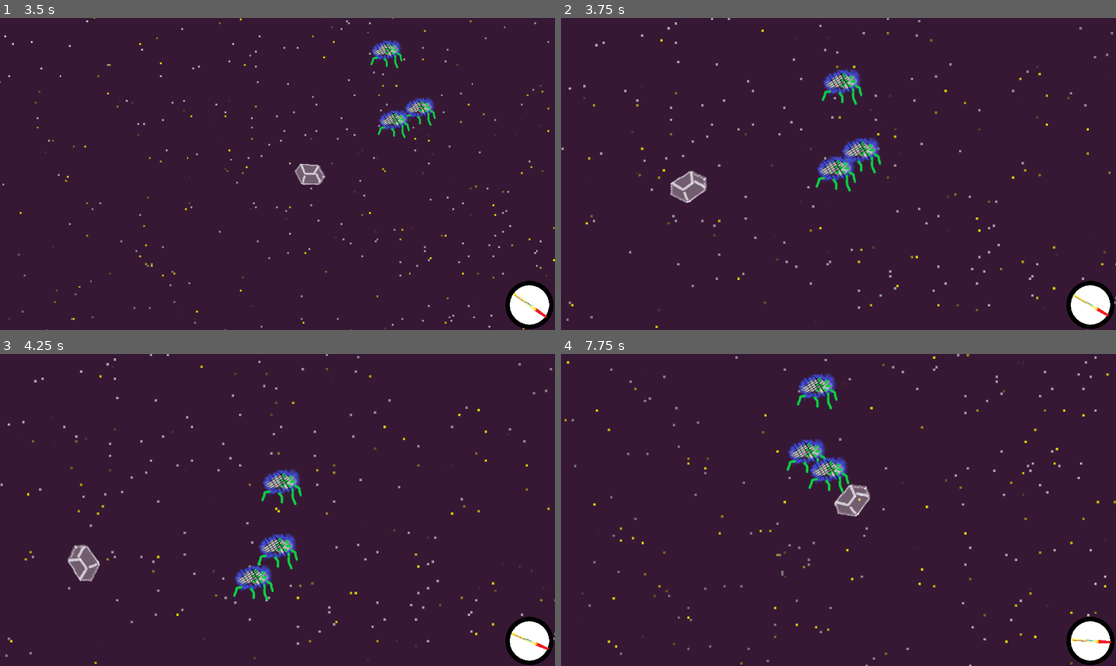
Above: before the commit, frames 1-4 (two rows, left to right).
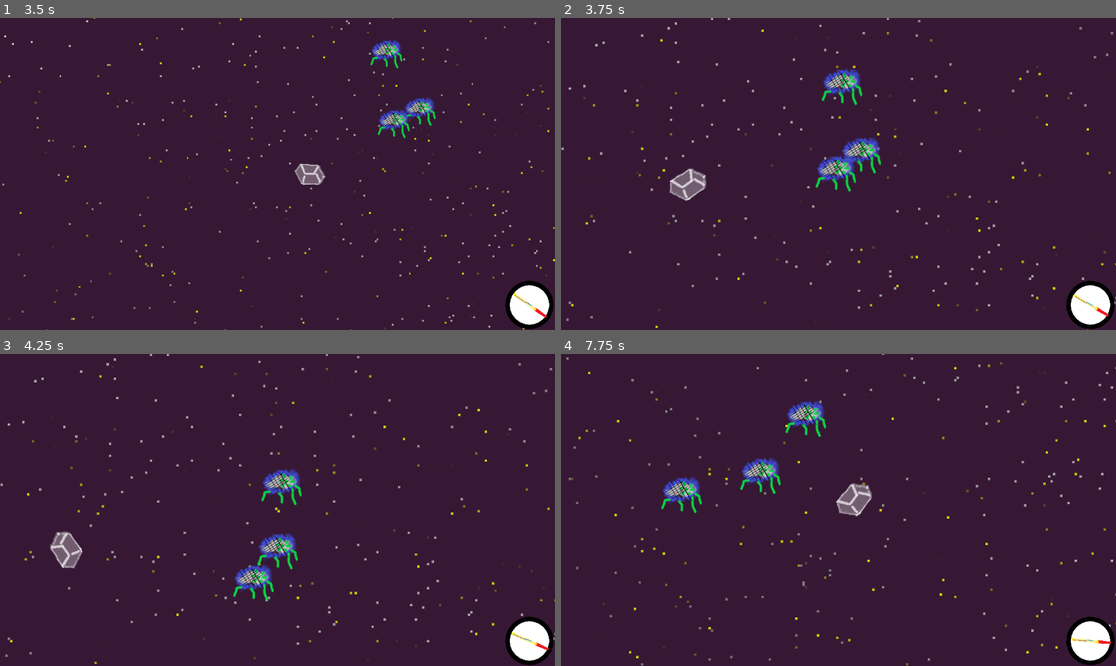
Above: after the commit, the same moments.

Repository: minicago/shika
Game: Godot game, scene res://tscns/game.tscn
The game is run twice, just before and just after one commit, with the same random seed, the same clock (stepped at 60 frames per second) and the same inputs.
Inputs (mouse positions are in pixels of both pictures, inside the frame that each line leads up to):
- Up to frame 1 (3.5 s): tap Enter at 0.5 s; move the mouse to (399, 158) at 0.52 s; press the mouse at (399, 158) at 0.53 s; hold Right (right) 0.53-1.28 s; move the mouse to (166, 189) at 1.27 s; release the mouse at (166, 189) at 1.28 s; hold Down (down) 1.28-2.03 s; click (166, 189) at 1.35 s; move the mouse to (333, 105) at 2.02 s; press the mouse at (333, 105) at 2.03 s; hold Right (right) 2.03-2.78 s; move the mouse to (249, 236) at 2.77 s; release the mouse at (249, 236) at 2.78 s; hold Up (up) from 2.78 s (still down); click (249, 236) at 2.85 s
- Up to frame 2 (3.75 s): move the mouse to (1005, 220) at 3.52 s; release Up (up) at 3.53 s; press the mouse at (1005, 220) at 3.53 s; hold Left (left) from 3.53 s (still down)
- Up to frame 3 (4.25 s): keep holding Left (left)
- Up to frame 4 (7.75 s): move the mouse to (672, 463) at 4.27 s; release the mouse at (672, 463) at 4.28 s; click (672, 463) at 4.35 s; move the mouse to (866, 510) at 5.02 s; release Left (left) at 5.03 s; press the mouse at (866, 510) at 5.03 s; hold Down (down) 5.03-5.78 s; move the mouse to (755, 432) at 5.77 s; release the mouse at (755, 432) at 5.78 s; hold Right (right) 5.78-6.53 s; click (755, 432) at 5.85 s; move the mouse to (960, 494) at 6.52 s; press the mouse at (960, 494) at 6.53 s; hold Up (up) 6.53-7.28 s; move the mouse to (727, 525) at 7.27 s; release the mouse at (727, 525) at 7.28 s; hold Right (right) from 7.28 s (still down); click (727, 525) at 7.35 s

Frame 1 is identical in both runs. In frame 2, 0.3% of the frame differs, in the area x 19-99%, y 48-96%; in frame 3, 0.8%; in frame 4, 4.9%, in the area x 0-100%, y 0-100%.

Commit message:
all set as addon

Diff:
--- a/scripts/function/objs/home.gd
+++ b/scripts/function/objs/home.gd
@@ -2,9 +2,9 @@
 class_name Home_function
 
 func bump_info_init():
-	bump_info_append("collider", lowlevel)
-	bump_info_append("type","home")
-	bump_info_append("once", true)
+	addon_info_append("collider", lowlevel)
+	addon_info_append("type","home")
+	addon_info_append("once", true)
 
 static func _static_init():
 	Register_table.obj_type["home"] = Home_function
--- a/scripts/function/objs/monster.gd
+++ b/scripts/function/objs/monster.gd
@@ -19,9 +19,9 @@
 	bump_handler_append("box")
 
 func bump_info_init():
-	bump_info_append("collider", lowlevel)
-	bump_info_append("box", 10.0)
-	bump_info_append("type","monster")
+	addon_info_append("collider", lowlevel)
+	addon_info_append("box", 10.0)
+	addon_info_append("type","monster")
 	#bump_info_append("once",false)
 
 static func _static_init():
--- a/scripts/function/objs/obj.gd
+++ b/scripts/function/objs/obj.gd
@@ -4,9 +4,11 @@
 var lowlevel : Obj
 
 var spinable = false
+var health = 0.0
+var maxhealth = 10.0
 var toward : Vector2 = Vector2(0,-1.0)
 var position : Vector2
-var bump_info : Dictionary
+var addon_info : Dictionary
 var global_polygon:PackedVector2Array = PackedVector2Array()
 var banlist : Dictionary
 var bump_handler_dic : Dictionary = {}
@@ -33,8 +35,8 @@
 	position = pos
 	refresh_polygon_in_world()
 
-func get_bump_info():
-	return bump_info
+func get_addon_info():
+	return addon_info
 
 func get_polygon():
 	return lowlevel.get_polygon()
@@ -78,8 +80,8 @@
 	bump_handler_init()
 	bump_info_init()
 
-func bump_info_append(key , value):
-	bump_info[key] = value
+func addon_info_append(key , value):
+	addon_info[key] = value
 
 func allow_bump(collider : Obj):
 	return not banlist.get(collider, false)
@@ -120,7 +122,7 @@
 	bump_handler_append("once")
 
 func bump_info_init():
-	bump_info_append("collider", lowlevel)
+	addon_info_append("collider", lowlevel)
 
 static func UI_instance() -> Obj_UI:
 	var tscn=load("res://tscns/objs/default.tscn")
--- a/scripts/function/objs/rider.gd
+++ b/scripts/function/objs/rider.gd
@@ -1,48 +1,48 @@
 extends Obj_function
 class_name Rider_function
 
-var resist : float
-var lineResist : float
-var rtimes :float
-var brake : float
-var power : float
+func resist() : return addon_info.get("resist")
+func lineResist() : return addon_info.get("lineResist")
+func rtimes() :return addon_info.get("rtimes")
+func brake() : return addon_info.get("brake")
+func power() : return addon_info.get("power")
 
-var spinRate : float
-var spinLoss : float
+func spinRate() : return addon_info.get("spinRate")
+func spinLoss() : return addon_info.get("spinLoss")
 
-static func rider_AI(_self:Rider_function ,delta):
-	_self.speed *= exp(-_self.resist*delta)
+static func rider_AI(_self:Obj_function ,delta):
+	_self.speed *= exp(-_self.resist()*delta)
 
 	if Input.is_action_pressed("up") :
-		_self.speed.x += _self.power * delta
+		_self.speed.x += _self.power() * delta
 
 
 	if Input.is_action_pressed("left") :
-		var tmp = - _self.spinRate * delta
+		var tmp = - _self.spinRate() * delta
 		_self.toward = _self.toward.rotated(tmp)
-		_self.speed = _self.speed.rotated(tmp) * _self.spinLoss + _self.speed * (1 - _self.spinLoss)
+		_self.speed = _self.speed.rotated(tmp) * _self.spinLoss() + _self.speed * (1 - _self.spinLoss())
 
 
 	if Input.is_action_pressed("right") :
-		var tmp = _self.spinRate * delta
+		var tmp = _self.spinRate() * delta
 		_self.toward = _self.toward.rotated(tmp)
-		_self.speed = _self.speed.rotated(tmp) * _self.spinLoss + _self.speed * (1 - _self.spinLoss)
+		_self.speed = _self.speed.rotated(tmp) * _self.spinLoss() + _self.speed * (1 - _self.spinLoss())
 
 
 	if Input.is_action_pressed("down") :
-		if (abs(_self.speed.x) < _self.brake * delta) : _self.speed.x = 0
-		else : if(_self.speed.x > 0) : _self.speed.x -= _self.brake  * delta
-		else : _self.speed.x += _self.brake * delta
+		if (abs(_self.speed.x) < _self.brake() * delta) : _self.speed.x = 0
+		else : if(_self.speed.x > 0) : _self.speed.x -= _self.brake()  * delta
+		else : _self.speed.x += _self.brake() * delta
 
 	else:
 
-		if (abs(_self.speed.x) < _self.lineResist * delta) : _self.speed.x = 0
-		else : if(_self.speed.x > 0) : _self.speed.x -= _self.lineResist  * delta
-		else : _self.speed.x += _self.lineResist * delta
+		if (abs(_self.speed.x) < _self.lineResist() * delta) : _self.speed.x = 0
+		else : if(_self.speed.x > 0) : _self.speed.x -= _self.lineResist()  * delta
+		else : _self.speed.x += _self.lineResist() * delta
 
-		if (abs(_self.speed.y) < _self.lineResist * _self.rtimes * delta) : _self.speed.y = 0
-		else : if(_self.speed.y > 0) : _self.speed.y -= _self.lineResist * _self.rtimes * delta
-		else : _self.speed.y += _self.lineResist * _self.rtimes * delta
+		if (abs(_self.speed.y) < _self.lineResist() * _self.rtimes() * delta) : _self.speed.y = 0
+		else : if(_self.speed.y > 0) : _self.speed.y -= _self.lineResist() * _self.rtimes() * delta
+		else : _self.speed.y += _self.lineResist() * _self.rtimes() * delta
 
 func bump_handler_init():
 	bump_handler_append("once")
@@ -52,30 +52,31 @@
 
 
 func bump_info_init():
-	bump_info_append("box", 10.0)
-	bump_info_append("collider", lowlevel)
-	bump_info_append("type","rider")
+	addon_info_append("box", 10.0)
+	addon_info_append("collider", lowlevel)
+	addon_info_append("type","rider")
 
 func AI_data_init():
 	spinable = true
-	resist = 0.9
-	lineResist = 50.0
-	rtimes = 10.0
-	brake = 1000.0
-	power = 1000.0
 
-	spinRate = PI
-	spinLoss = 0.8
+	addon_info_append("resist", 0.9)
+	addon_info_append("lineResist", 50.0)
+	addon_info_append("rtimes", 5.0)
+	addon_info_append("brake", 1000.0)
+	addon_info_append("power", 1000.0)
+
+	addon_info_append("spinRate", PI)
+	addon_info_append("spinLoss", 0.8)
 
 func AI_init():
 	AI_data_init()
 	AI_append("rider")
 
-static func bump_handler_home(collidee :Rider_function, info : Dictionary):
+static func bump_handler_home(collidee :Obj_function, info : Dictionary):
 	if info.get("type", "") == "home":
 		print("back home")
 
-static func bump_handler_monster(collidee :Rider_function, info : Dictionary):
+static func bump_handler_monster(collidee :Obj_function, info : Dictionary):
 	if info.get("type", "") == "monster":
 		print("hurt")
 
--- a/scripts/lowlevel/bump_manager.gd
+++ b/scripts/lowlevel/bump_manager.gd
@@ -12,5 +12,5 @@
 
 				if collidee.allow_bump(collider):
 					if not Geometry2D.intersect_polygons( collider.get_polygon_in_world(), collidee.get_polygon_in_world()).is_empty() :
-						collidee.bump_handler(collider.get_bump_info())
+						collidee.bump_handler(collider.get_addon_info())
 	pass
--- a/scripts/lowlevel/obj.gd
+++ b/scripts/lowlevel/obj.gd
@@ -20,8 +20,8 @@
 func set_obj_position(pos : Vector2):
 	function.set_obj_position(pos)
 
-func get_bump_info() -> Dictionary:
-	return function.get_bump_info()
+func get_addon_info() -> Dictionary:
+	return function.get_addon_info()
 
 func get_polygon() -> PackedVector2Array:
 	return UI.get_polygon()
